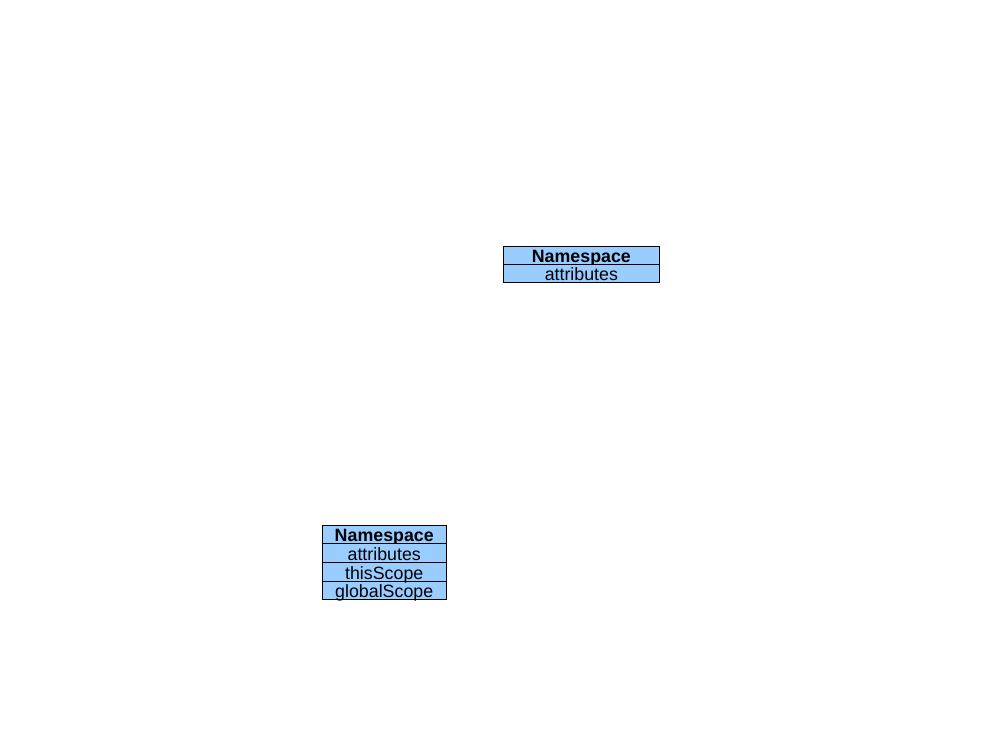
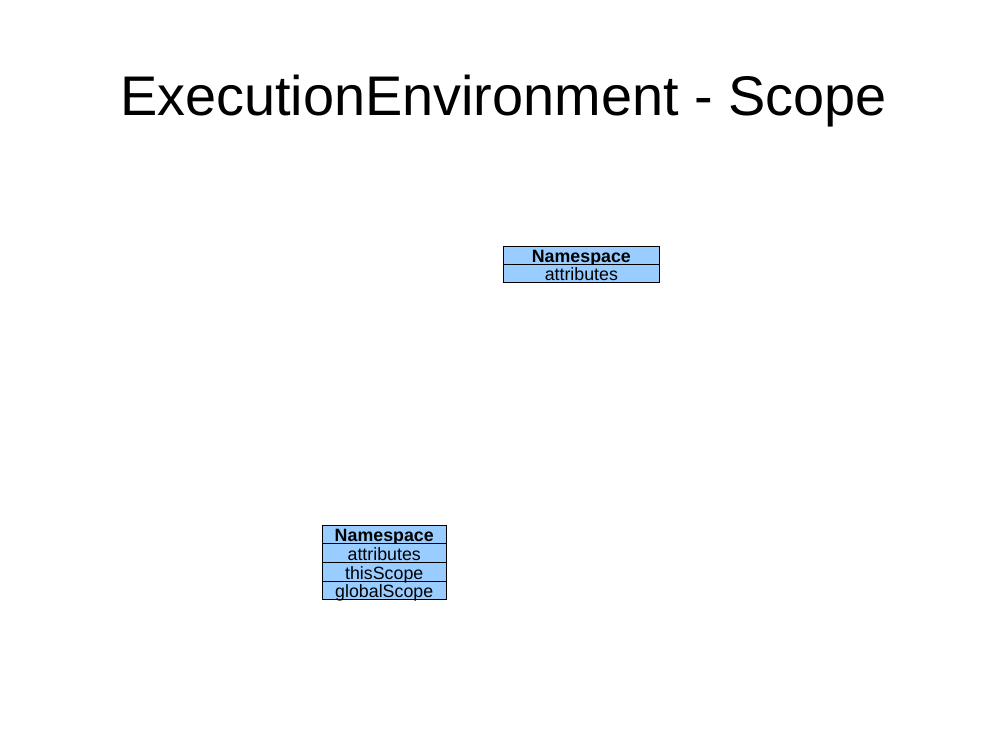
Before and after one commit to eike-welk/freeode, a slide deck: slide 8 of freeode_py/SIML Compiler Outline.odp. Drawn at 1008x756 pixels with LibreOffice and Linux fonts; fonts in the diff are those of the drawing. Boxes give left, top, right and bottom in pixels: in the first picture for what was removed or moved away, otherwise in the second. Text is boxed around its words. In the diff, an @@ line names an element or a change of style, - is before the commit and + after.

```diff
--- a/freeode_py/SIML Compiler Outline.odp
+++ b/freeode_py/SIML Compiler Outline.odp
@@ title added at [120, 74, 886, 125], 44 pt, text #000000 @@
+ExecutionEnvironment - Scope
```
Also in this commit, not shown: 2 other files.
